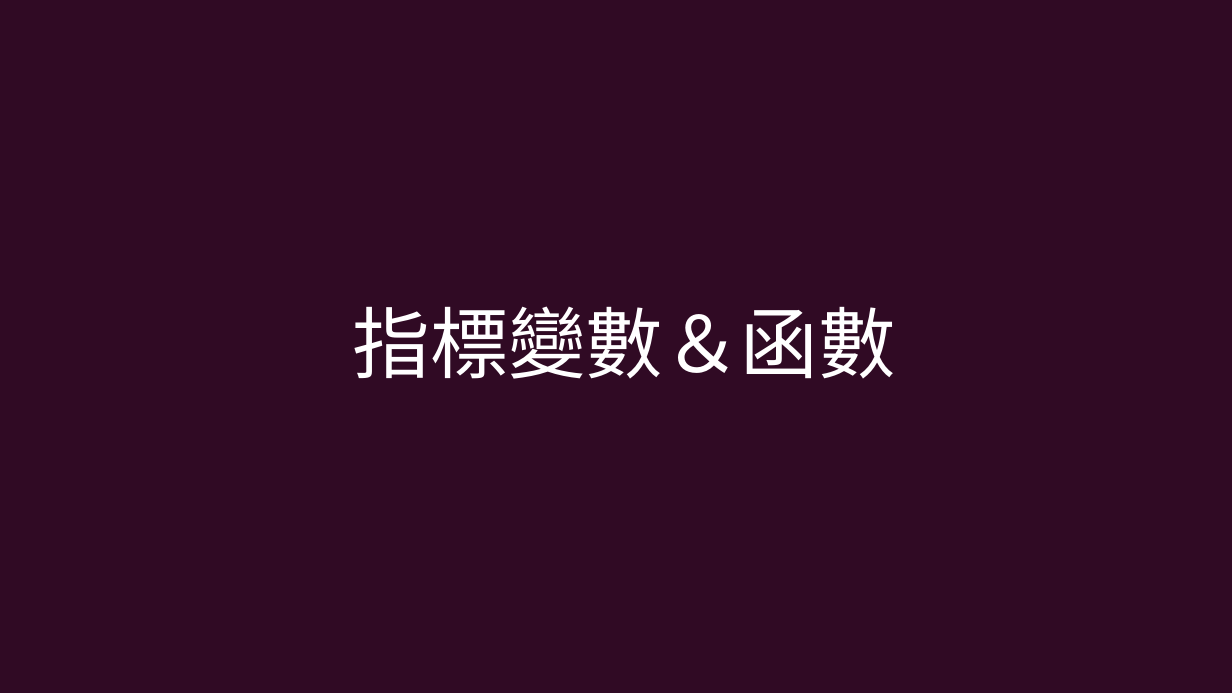
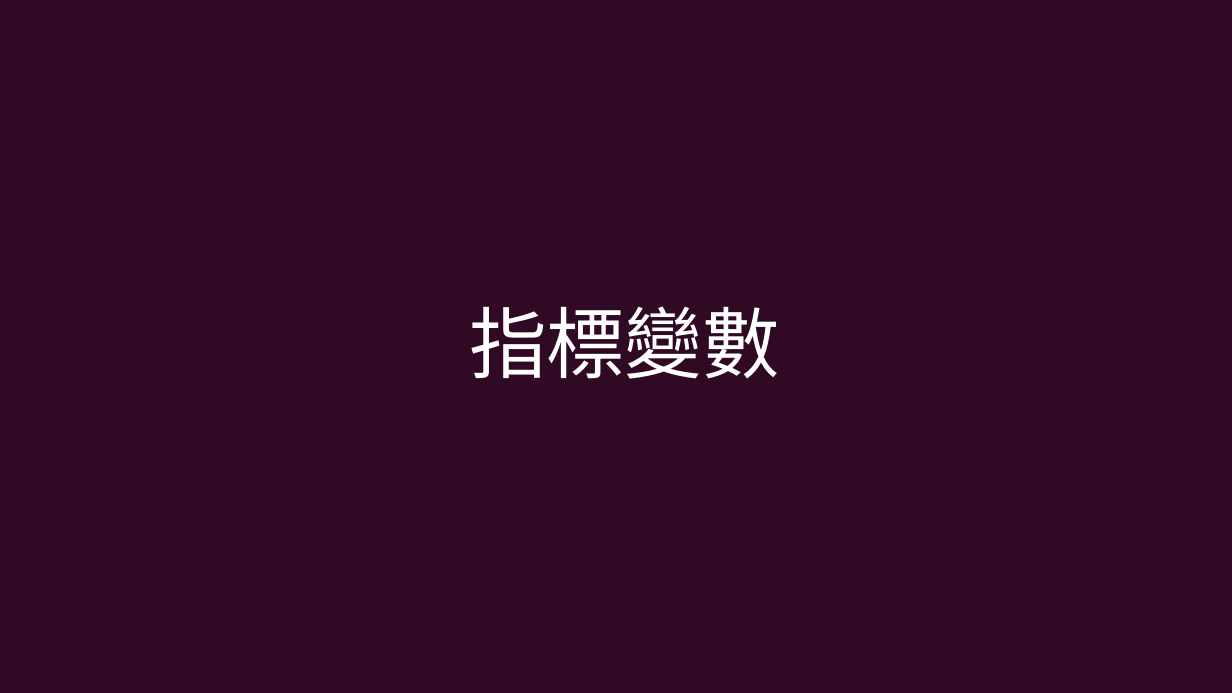
Before and after one commit to cyic-26th/presentations, a slide deck: slide 2 of 11.pointer_variable/第十一次社課簡報.odp. Drawn at 1232x693 pixels with LibreOffice and Linux fonts; fonts in the diff are those of the drawing. Boxes give left, top, right and bottom in pixels: in the first picture for what was removed or moved away, otherwise in the second. Text is boxed around its words. In the diff, an @@ line names an element or a change of style, - is before the commit and + after.

```diff
--- a/11.pointer_variable/第十一次社課簡報.odp
+++ b/11.pointer_variable/第十一次社課簡報.odp
@@ text at (469,306,779,379): text changed @@
-指標變數＆函數
+指標變數
```
Also in this commit, not shown: 1 other slide changed, 1 other file.
